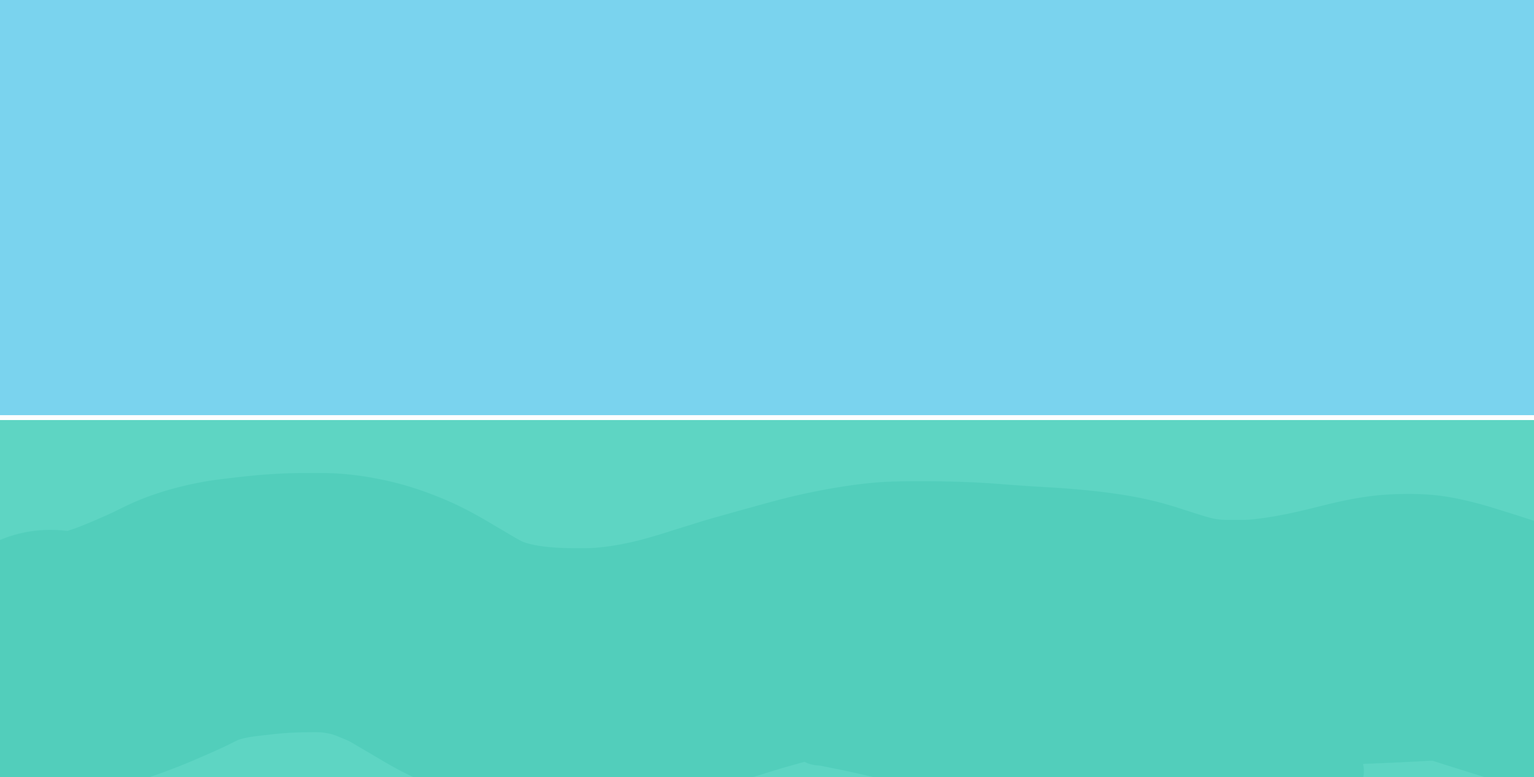
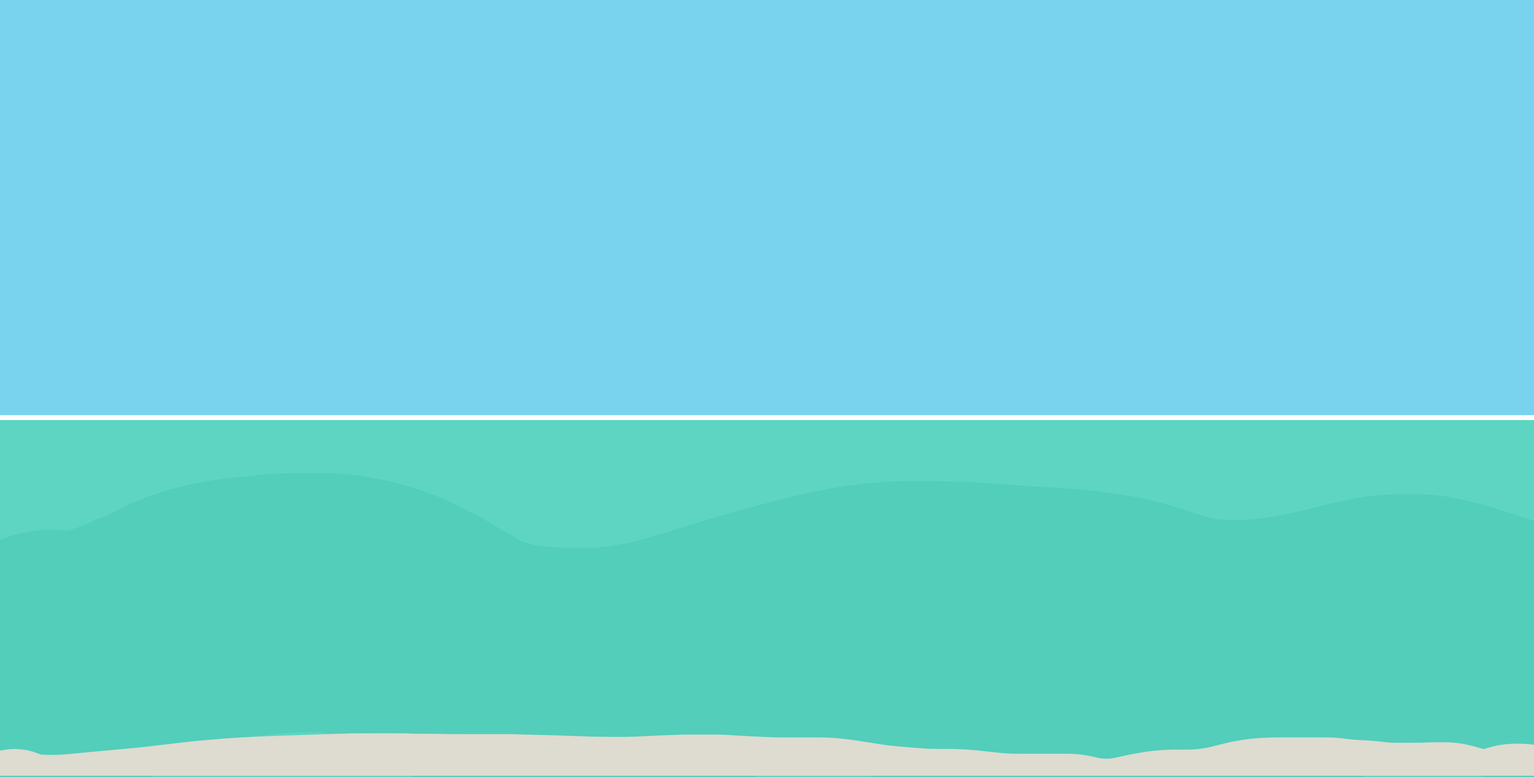
Layer changes from the first (1534, 777) image to the second:
added layer "Calque 2" above "Calque 1" over [0, 732, 1534, 776]
